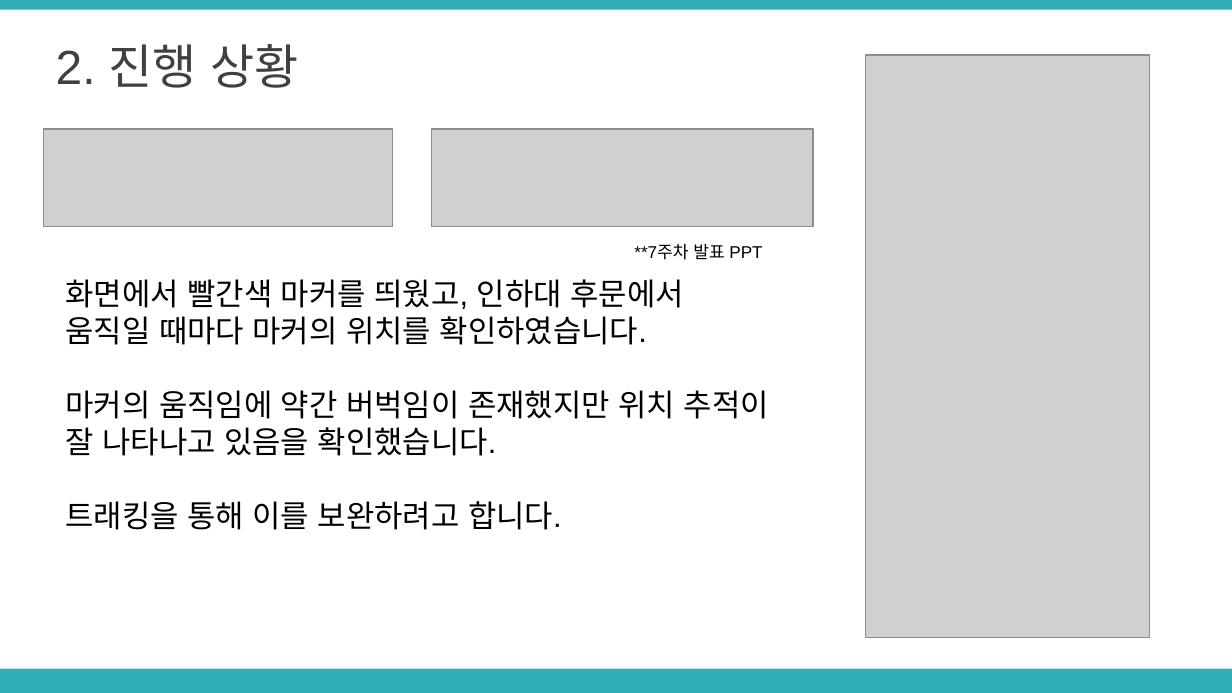
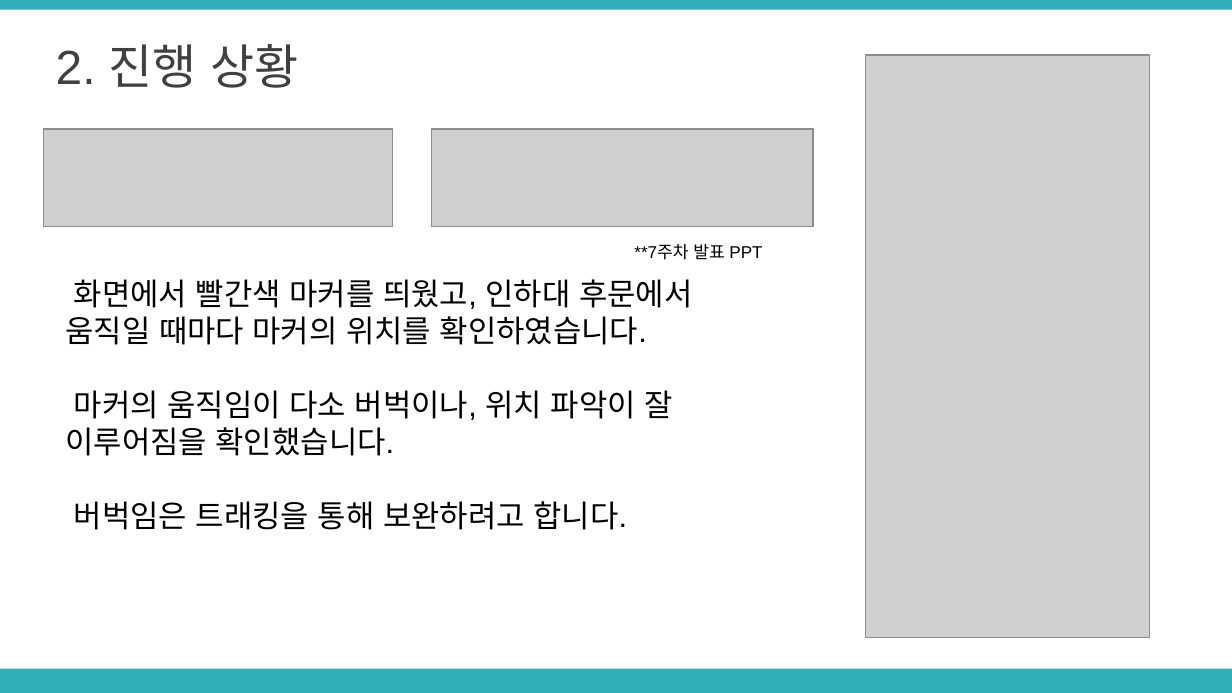
Before and after one commit to LimHyeji/Safety_Assistant, a slide deck: slide 7 of 8주차 중간발표 PPT(6조, 노란돌고래).pptx. Drawn at 1232x693 pixels with LibreOffice and Linux fonts; fonts in the diff are those of the drawing; grey boxes stand for pictures. Boxes give left, top, right and bottom in pixels: in the first picture for what was removed or moved away, otherwise in the second. Text is boxed around its words. In the diff, an @@ line names an element or a change of style, - is before the commit and + after.

```diff
--- a/8주차 중간발표 PPT(6조, 노란돌고래).pptx
+++ b/8주차 중간발표 PPT(6조, 노란돌고래).pptx
@@ text at (65,390,672,530): text changed @@
-마커의 움직임에 약간 버벅임이 존재했지만 위치 추적이 잘 나타나고 있음을 확인했습니다.
-트래킹을 통해 이를 보완하려고 합니다.
+마커의 움직임이 다소 버벅이나, 위치 파악이 잘 이루어짐을 확인했습니다.
+버벅임은 트래킹을 통해 보완하려고 합니다.
```
Also in this commit, not shown: 9 other slides changed, 1 slide added.
